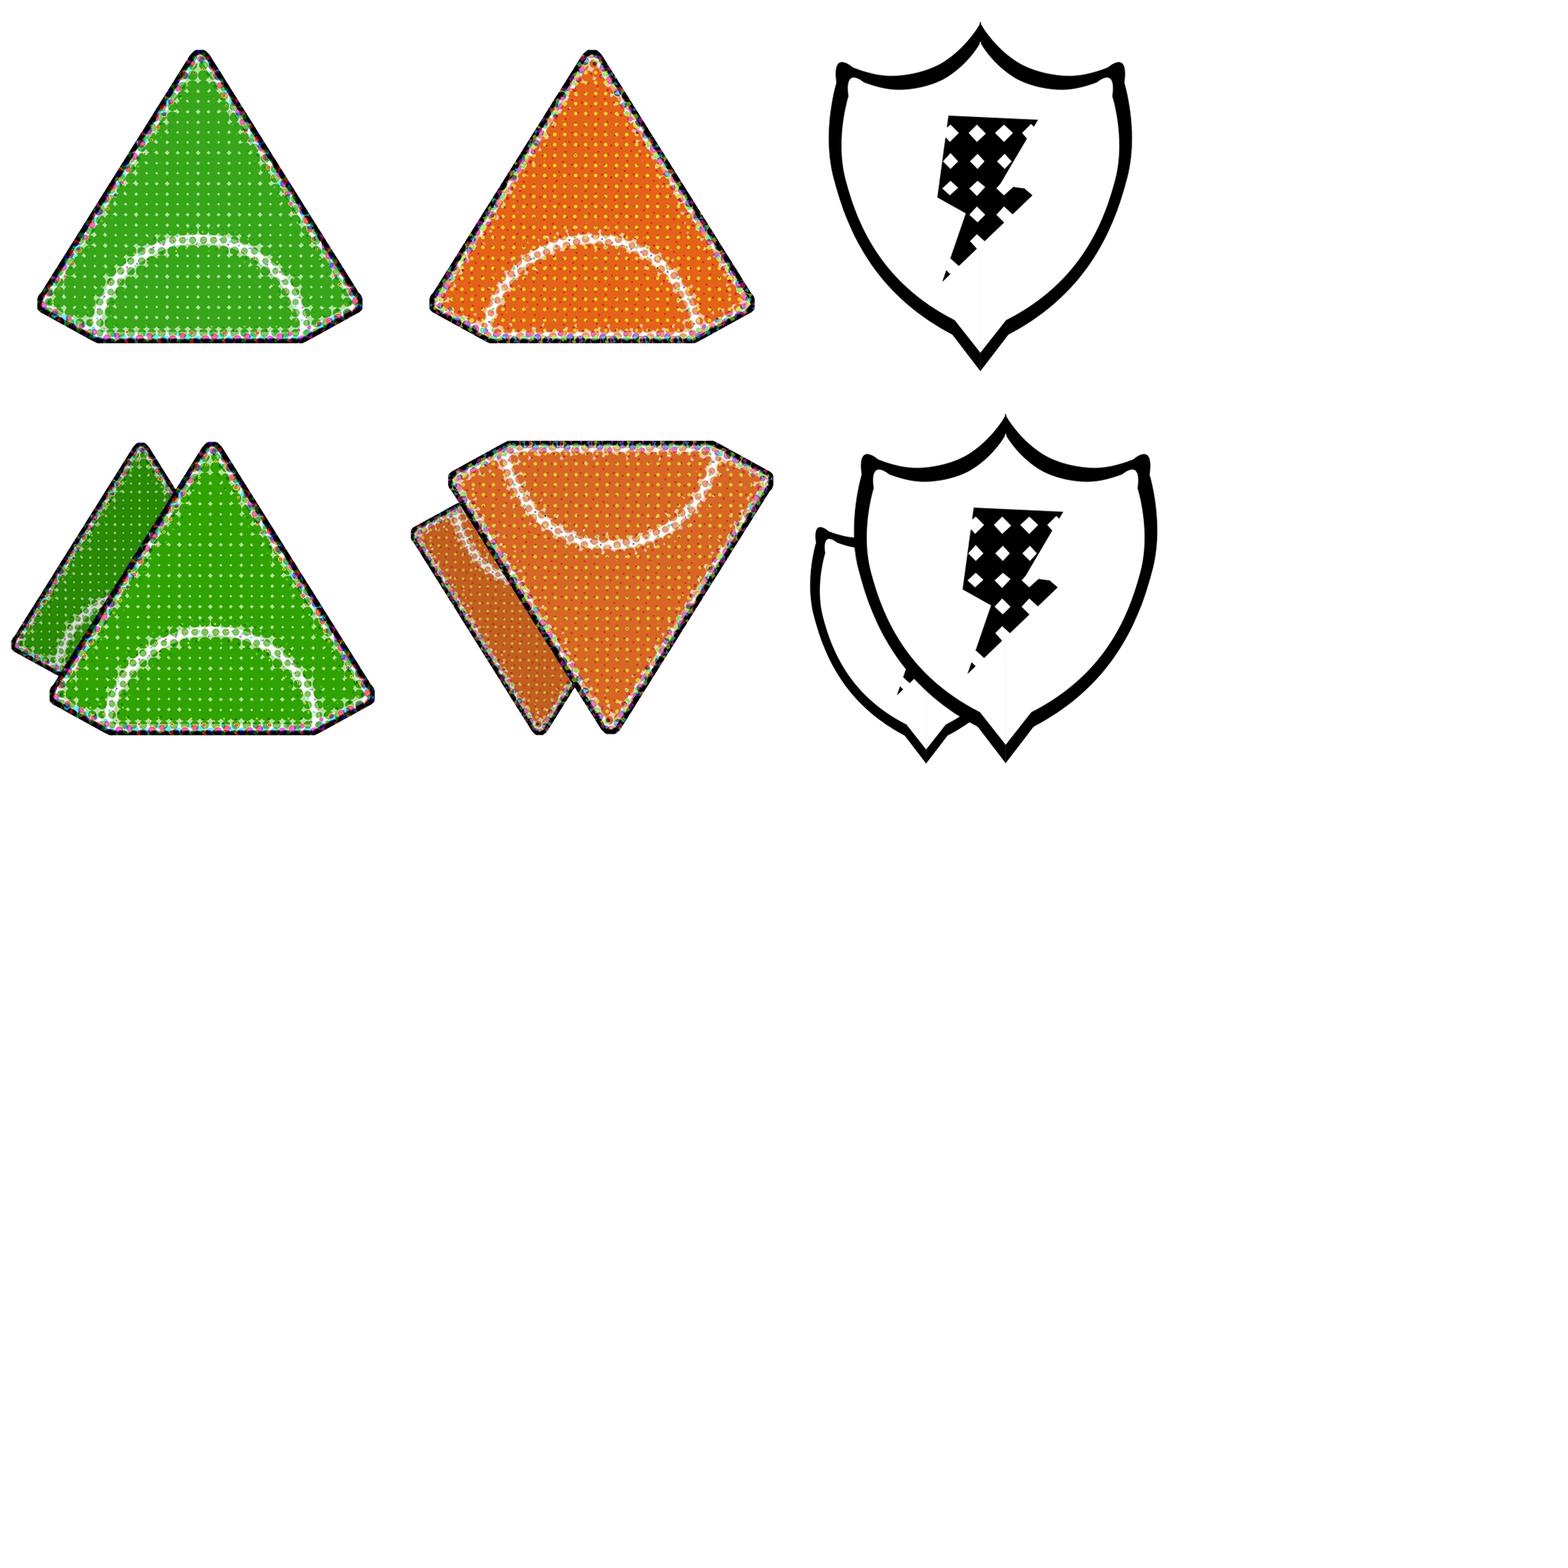
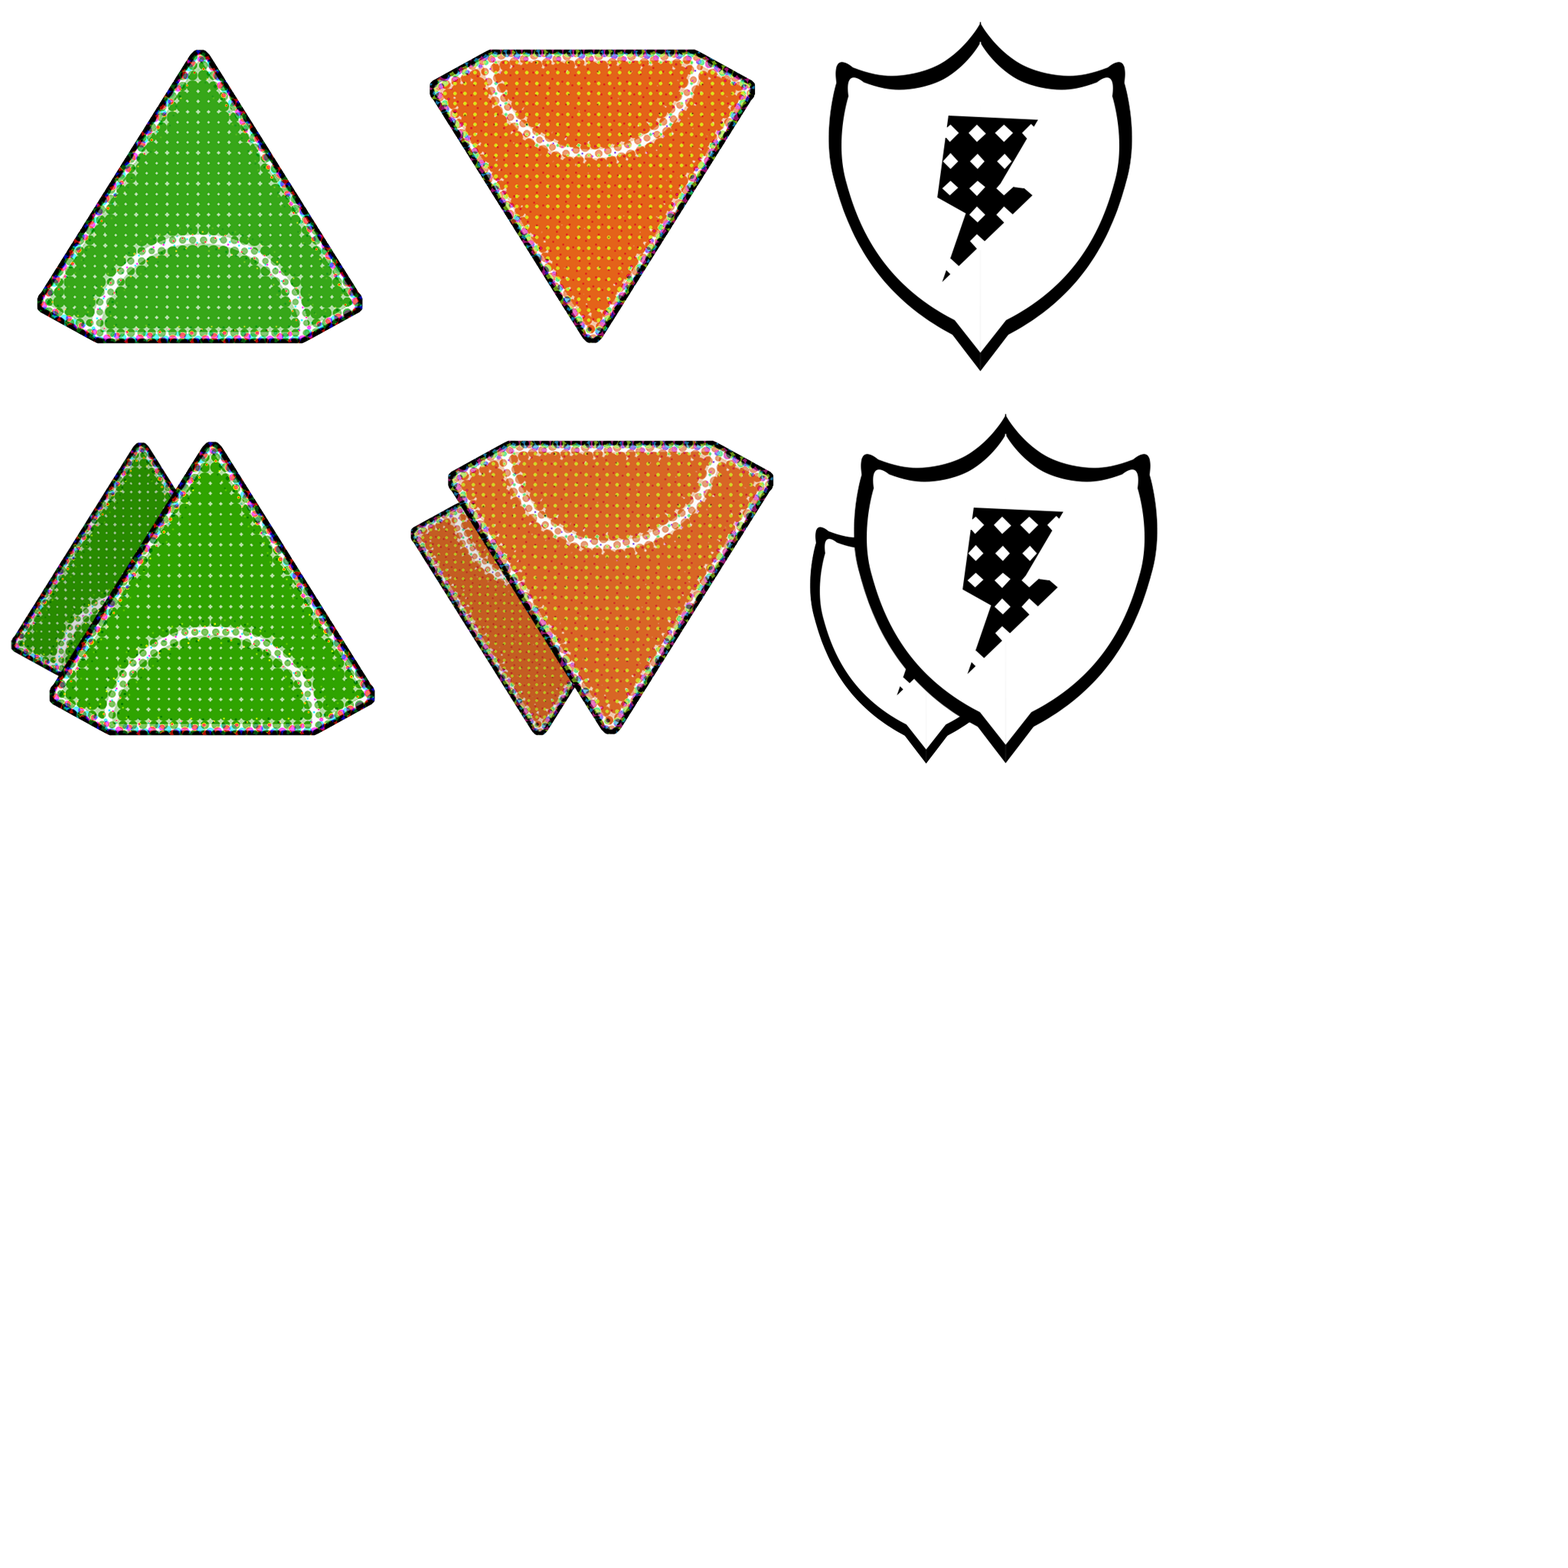
Comparing the layer stacks of the two w=1568, h=1568 images. Changes:
painted on "Livello 24" over bbox(428, 48, 756, 345)